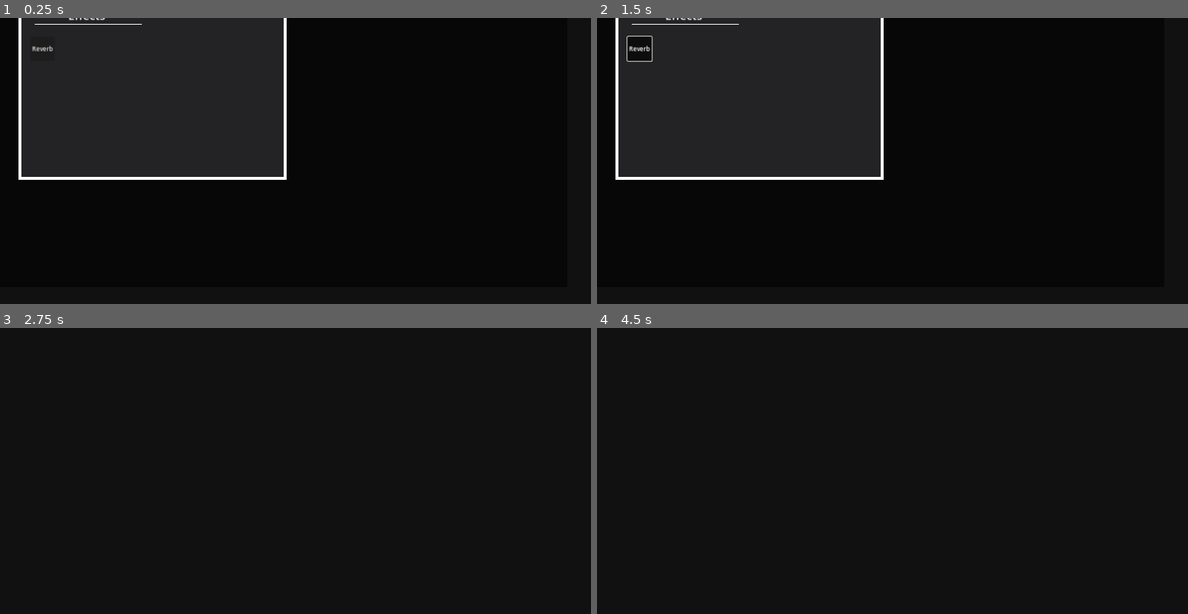
Above: before the commit, frames 1-4 (two rows, left to right).
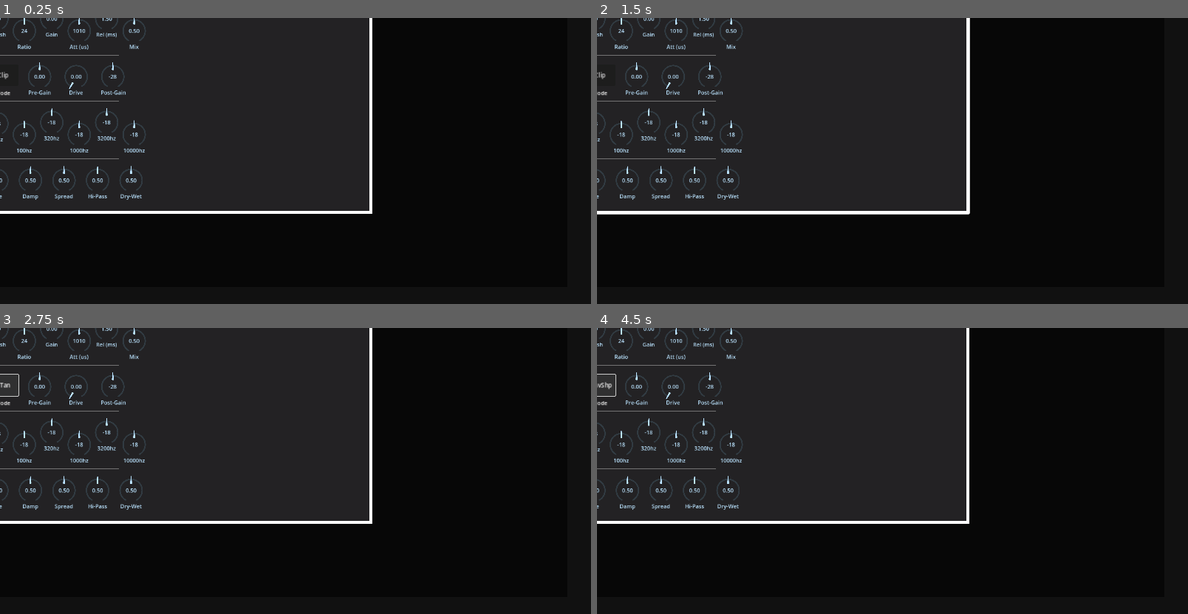
Above: after the commit, the same moments.

Repository: JulienToumieh/bsteppr
Game: Godot game, scene res://scenes/settings_popup.tscn
Two runs of this game, one before a commit and one after it. Both use one fixed random seed, a clock stepped at 60 frames per second and the inputs below. This scene is started directly instead of the project's main scene.
Inputs (mouse positions are in pixels of both pictures, inside the frame that each line leads up to; where the layout moved, square brackets give the same spot in the first picture):
- Up to frame 1 (0.25 s): no input
- Up to frame 2 (1.5 s): click (750, 92) at 0.52 s; click (750, 92) [638, 49] at 1.25 s
- Up to frame 3 (2.75 s): click (5, 385) at 2 s, where only the run after the commit has a clickable "Clip"
- Up to frame 4 (4.5 s): click (602, 385) at 2.75 s, where only the run after the commit has a clickable "ATan"; click (602, 385) at 3.5 s, where only the run after the commit has a clickable "LoFi"; click (602, 385) at 4.25 s, where only the run after the commit has a clickable "OvrDrv"

The runs differ from the first frame. In frame 1, 20% of the frame differs, in the area x 0-63%, y 0-69%; in frame 2, 20%, in the area x 0-64%, y 0-69%; in frame 3, 3.4%; in frame 4, 3.4%.

Commit message:
Added knobs and UI buttons for fx settings(no functionality)

Diff:
--- /dev/null
+++ b/scenes/b_dist_mode.gd
@@ -0,0 +1,21 @@
+extends Button
+
+var modes = {
+	"Clip": AudioEffectDistortion.MODE_CLIP,
+	"ATan": AudioEffectDistortion.MODE_ATAN,
+	"LoFi": AudioEffectDistortion.MODE_LOFI,
+	"OvrDrv": AudioEffectDistortion.MODE_OVERDRIVE,
+	"WavShp": AudioEffectDistortion.MODE_WAVESHAPE
+}
+
+var mode = 0
+
+func _ready():
+	text = modes.find_key(mode)
+
+func _on_pressed():
+	if mode == 4:
+		mode = 0
+	else:
+		mode += 1
+	text = modes.find_key(mode)
--- a/scenes/settings_popup.tscn
+++ b/scenes/settings_popup.tscn
@@ -1,7 +1,9 @@
-[gd_scene load_steps=3 format=3 uid="uid://clfu1x3y874cg"]
+[gd_scene load_steps=5 format=3 uid="uid://clfu1x3y874cg"]
 
 [ext_resource type="Script" path="res://scenes/settings_popup.gd" id="1_i0dgv"]
 [ext_resource type="Texture2D" uid="uid://cwguhnm6ysoaf" path="res://assets/1px.png" id="1_qnq13"]
+[ext_resource type="PackedScene" uid="uid://rch5kmlbvg0y" path="res://components/knob.tscn" id="3_go0pl"]
+[ext_resource type="Script" path="res://scenes/b_dist_mode.gd" id="4_46hd8"]
 
 [node name="SettingsPopup" type="Node2D"]
 script = ExtResource("1_i0dgv")
@@ -20,44 +22,213 @@
 texture = ExtResource("1_qnq13")
 
 [node name="Button" type="Button" parent="."]
-offset_left = -352.0
-offset_top = -232.0
-offset_right = 352.0
-offset_bottom = 232.0
+offset_left = -576.0
+offset_top = -320.0
+offset_right = 576.0
+offset_bottom = 320.0
 
 [node name="1Px2" type="Sprite2D" parent="."]
 position = Vector2(-9.05991e-06, -1.14441e-05)
-scale = Vector2(704, 464)
+scale = Vector2(1152, 640)
 texture = ExtResource("1_qnq13")
 
 [node name="1Px" type="Sprite2D" parent="."]
 modulate = Color(0.1365, 0.133, 0.14, 1)
 position = Vector2(0, -7.62939e-06)
-scale = Vector2(688, 448)
+scale = Vector2(1136, 624)
 texture = ExtResource("1_qnq13")
 
 [node name="Label" type="Label" parent="."]
-offset_left = -344.0
-offset_top = -224.0
-offset_bottom = -176.0
+offset_left = -568.0
+offset_top = -304.0
+offset_bottom = -256.0
 theme_override_font_sizes/font_size = 30
 text = "Effects"
 horizontal_alignment = 1
 vertical_alignment = 1
 
 [node name="1Px3" type="Sprite2D" parent="."]
-position = Vector2(-168, -176)
-scale = Vector2(280, 1.99999)
+position = Vector2(-284, -256)
+scale = Vector2(520, 1.99999)
+texture = ExtResource("1_qnq13")
+
+[node name="Compressor" type="Node2D" parent="."]
+position = Vector2(-8, 41)
+
+[node name="Button" type="Button" parent="Compressor"]
+offset_left = -536.0
+offset_top = -248.0
+offset_right = -448.0
+offset_bottom = -184.0
+toggle_mode = true
+text = "Comp"
+
+[node name="Thresh" parent="Compressor" instance=ExtResource("3_go0pl")]
+position = Vector2(-400, -232)
+minVal = -60
+maxVal = 0
+
+[node name="Ratio" parent="Compressor" instance=ExtResource("3_go0pl")]
+position = Vector2(-328, -200)
+maxVal = 48
+
+[node name="Gain" parent="Compressor" instance=ExtResource("3_go0pl")]
+position = Vector2(-256, -232)
+minVal = -20
+maxVal = 20
+
+[node name="Att (us)" parent="Compressor" instance=ExtResource("3_go0pl")]
+position = Vector2(-184, -200)
+minVal = 20
+maxVal = 2000
+
+[node name="Rel (ms)" parent="Compressor" instance=ExtResource("3_go0pl")]
+position = Vector2(-112, -232)
+
+[node name="Mix" parent="Compressor" instance=ExtResource("3_go0pl")]
+position = Vector2(-40, -200)
+minVal = 0
+maxVal = 1
+
+[node name="1Px4" type="Sprite2D" parent="."]
+modulate = Color(0.45679, 0.45679, 0.45679, 1)
+position = Vector2(-288, -95)
+scale = Vector2(400, 1.99999)
+texture = ExtResource("1_qnq13")
+
+[node name="Distortion" type="Node2D" parent="."]
+position = Vector2(-8, 177)
+
+[node name="Button" type="Button" parent="Distortion"]
+offset_left = -536.0
+offset_top = -248.0
+offset_right = -448.0
+offset_bottom = -184.0
+toggle_mode = true
+text = "Dist"
+
+[node name="Pre-Gain" parent="Distortion" instance=ExtResource("3_go0pl")]
+position = Vector2(-288, -216)
+minVal = -60
+maxVal = 60
+
+[node name="Drive" parent="Distortion" instance=ExtResource("3_go0pl")]
+position = Vector2(-192, -216)
+minVal = 0
+maxVal = 1
+pos = 0
+
+[node name="Post-Gain" parent="Distortion" instance=ExtResource("3_go0pl")]
+position = Vector2(-96, -216)
+minVal = -80
+maxVal = 24
+
+[node name="bDistMode" type="Button" parent="Distortion"]
+offset_left = -424.0
+offset_top = -248.0
+offset_right = -344.0
+offset_bottom = -192.0
+text = "Mode"
+script = ExtResource("4_46hd8")
+
+[node name="Label" type="Label" parent="Distortion"]
+offset_left = -416.0
+offset_top = -184.0
+offset_right = -352.0
+offset_bottom = -164.0
+theme_override_font_sizes/font_size = 14
+text = "Mode"
+horizontal_alignment = 1
+vertical_alignment = 1
+
+[node name="1Px5" type="Sprite2D" parent="."]
+modulate = Color(0.45679, 0.45679, 0.45679, 1)
+position = Vector2(-288, 25)
+scale = Vector2(400, 1.99999)
+texture = ExtResource("1_qnq13")
+
+[node name="EQ" type="Node2D" parent="."]
+position = Vector2(-8, 313)
+
+[node name="Button" type="Button" parent="EQ"]
+offset_left = -536.0
+offset_top = -248.0
+offset_right = -448.0
+offset_bottom = -184.0
+toggle_mode = true
+text = "EQ"
+
+[node name="32hz" parent="EQ" instance=ExtResource("3_go0pl")]
+position = Vector2(-400, -229)
+minVal = -60
+maxVal = 24
+
+[node name="100hz" parent="EQ" instance=ExtResource("3_go0pl")]
+position = Vector2(-328, -200)
+minVal = -60
+maxVal = 24
+
+[node name="320hz" parent="EQ" instance=ExtResource("3_go0pl")]
+position = Vector2(-256, -232)
+minVal = -60
+maxVal = 24
+
+[node name="1000hz" parent="EQ" instance=ExtResource("3_go0pl")]
+position = Vector2(-184, -200)
+minVal = -60
+maxVal = 24
+
+[node name="3200hz" parent="EQ" instance=ExtResource("3_go0pl")]
+position = Vector2(-112, -232)
+minVal = -60
+maxVal = 24
+
+[node name="10000hz" parent="EQ" instance=ExtResource("3_go0pl")]
+position = Vector2(-40, -200)
+minVal = -60
+maxVal = 24
+
+[node name="1Px6" type="Sprite2D" parent="."]
+modulate = Color(0.45679, 0.45679, 0.45679, 1)
+position = Vector2(-288, 177)
+scale = Vector2(400, 1.99999)
 texture = ExtResource("1_qnq13")
 
 [node name="Reverb" type="Node2D" parent="."]
+position = Vector2(-8, 465)
 
 [node name="Button" type="Button" parent="Reverb"]
-offset_left = -320.0
-offset_top = -144.0
-offset_right = -256.0
-offset_bottom = -80.0
-toggle_mode = true
-text = "Reverb"
+offset_left = -536.0
+offset_top = -248.0
+offset_right = -448.0
+offset_bottom = -184.0
+toggle_mode = true
+text = "Rvrb"
+
+[node name="Size" parent="Reverb" instance=ExtResource("3_go0pl")]
+position = Vector2(-400, -232)
+minVal = 0
+maxVal = 1
+
+[node name="Damp" parent="Reverb" instance=ExtResource("3_go0pl")]
+position = Vector2(-312, -232)
+minVal = 0
+maxVal = 1
+
+[node name="Spread" parent="Reverb" instance=ExtResource("3_go0pl")]
+position = Vector2(-224, -232)
+minVal = 0
+maxVal = 1
+
+[node name="Hi-Pass" parent="Reverb" instance=ExtResource("3_go0pl")]
+position = Vector2(-136, -232)
+minVal = 0
+maxVal = 1
+
+[node name="Dry-Wet" parent="Reverb" instance=ExtResource("3_go0pl")]
+position = Vector2(-48, -232)
+minVal = 0
+maxVal = 1
 
 [connection signal="pressed" from="ClosePopup" to="." method="_on_close_popup_pressed"]
+[connection signal="pressed" from="Distortion/bDistMode" to="Distortion/bDistMode" method="_on_pressed"]
